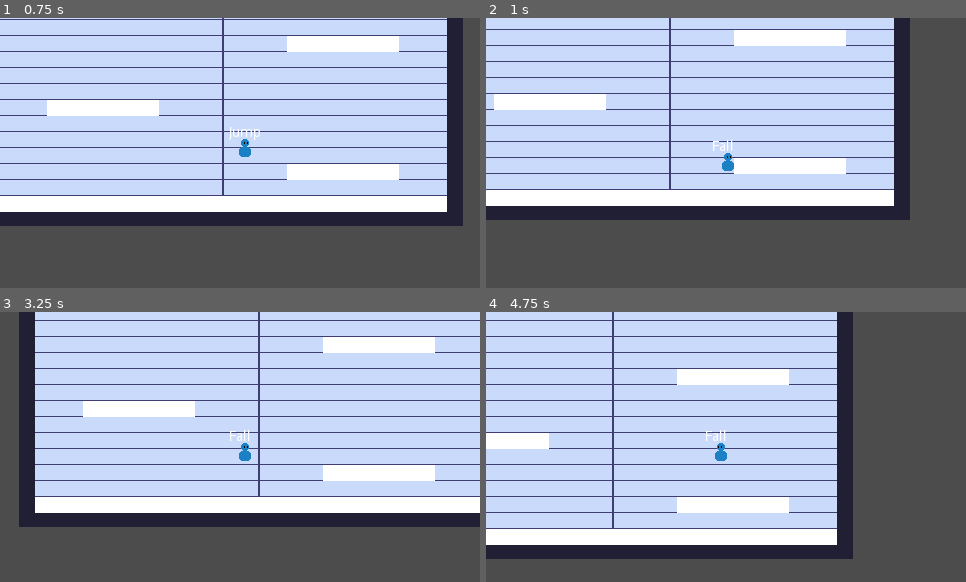
Above: before the commit, frames 1-4 (two rows, left to right).
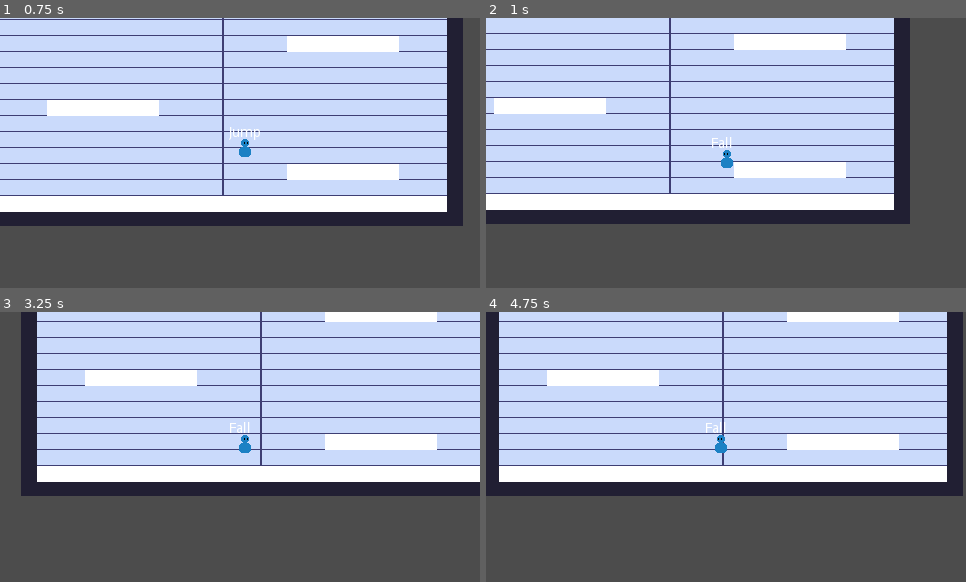
Above: after the commit, the same moments.

Repository: VuurMos/godot-3.5-platformer-character-controller
Game: Godot game, scene res://Game.tscn
The game is run twice, just before and just after one commit, with the same random seed, the same clock (stepped at 60 frames per second) and the same inputs.
Inputs:
- Up to frame 1 (0.75 s): hold Right (right) from 0.53 s (still down); hold Space (jump) from 0.53 s (still down)
- Up to frame 2 (1 s): keep holding Right (right); keep holding Space (jump)
- Up to frame 3 (3.25 s): release Space (jump) at 1.28 s; tap Space (jump) at 1.35, 1.52, 1.82, 2.85, 3.02 s; release Right (right) at 2.03 s; hold Left (left) 2.03-2.78 s; hold Space (jump) 2.03-2.78 s; hold Right (right) from 2.78 s (still down)
- Up to frame 4 (4.75 s): tap Space (jump) at 3.32, 4.35, 4.52 s; hold Space (jump) 3.53-4.28 s; release Right (right) at 4.28 s; hold Left (left) from 4.28 s (still down)

Frame 1 is identical in both runs. In frame 2, 12% of the frame differs, in the area x 0-89%, y 4-77%; in frame 3, 33%; in frame 4, 55%, in the area x 0-100%, y 0-92%.

Commit message:
Removed double jump

Diff:
--- a/platformer-controller/player/platform-controller.gd
+++ b/platformer-controller/player/platform-controller.gd
@@ -12,7 +12,6 @@
 var _facing_right := true
 
 var jump_input := false
-var allow_double_jump := false
 
 # Jump and fall kinematics
 var jump_height = 3 * TILE_SIZE
@@ -22,8 +21,8 @@
 var jump_velocity = (2 * jump_height * max_speed) / jump_x_dist
 var jump_gravity = (2 * jump_height * pow(max_speed, 2)) / pow(jump_x_dist, 2)
 
-var low_grav_apex_threshold = -15
-var jump_apex_gravity = jump_gravity * 0.1
+var low_grav_apex_threshold = -20
+var jump_apex_gravity = jump_gravity * 0.5
 
 var fall_gravity = (2 * jump_height * pow(max_speed, 2)) / pow(fall_x_dist, 2)
 var max_fall_velocity = jump_velocity * 0.85
--- a/platformer-controller/player/player-state-machine/player-states/player-air-state.gd
+++ b/platformer-controller/player/player-state-machine/player-states/player-air-state.gd
@@ -4,11 +4,6 @@
 
 
 func check_air_transitions():
-	# Double jump check
-	if !player.jump_buffer.is_stopped() and player.allow_double_jump:
-		player.allow_double_jump = false
-		state_machine.transition_to("Jump")
-
 	# If grounded, transition to move or idle states
 	if player.is_on_floor():
 		state_machine.transition_to("Land")
--- a/platformer-controller/player/player-state-machine/player-states/player-ground-state.gd
+++ b/platformer-controller/player/player-state-machine/player-states/player-ground-state.gd
@@ -3,7 +3,7 @@
 
 
 func enter(msg := {}) -> void:
-	player.allow_double_jump = true
+	pass
 
 
 func check_ground_transitions():
